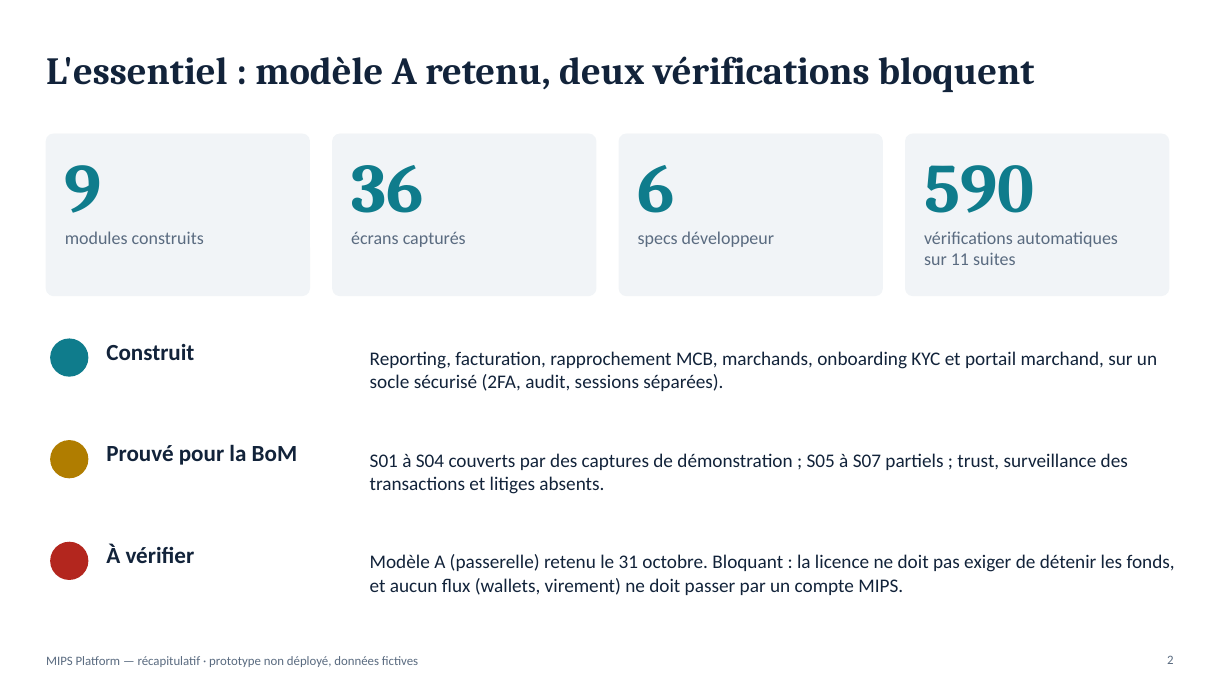
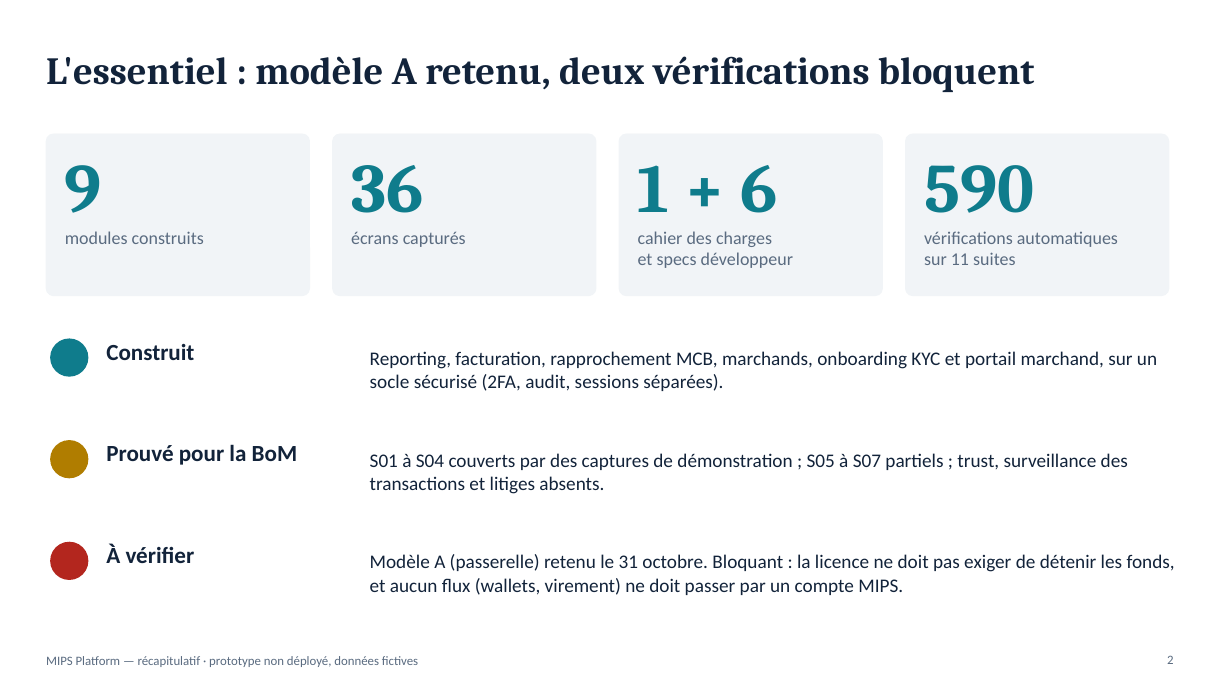
Before and after one commit to fmassonmips/mips-platform, a slide deck: slide 2 of outputs/recap/MIPS-recapitulatif.pptx. Drawn at 1232x693 pixels with LibreOffice and Linux fonts; fonts in the diff are those of the drawing. Boxes give left, top, right and bottom in pixels: in the first picture for what was removed or moved away, otherwise in the second. Text is boxed around its words. In the diff, an @@ line names an element or a change of style, - is before the commit and + after.

```diff
--- a/outputs/recap/MIPS-recapitulatif.pptx
+++ b/outputs/recap/MIPS-recapitulatif.pptx
@@ text at (638,165,778,213): text changed @@
-6
+1 + 6
@@ text at (638,231,793,268): text changed @@
-specs développeur
+cahier des charges
+et specs développeur
```
Also in this commit, not shown: 4 other slides changed, 1 slide added, 1 other file.
